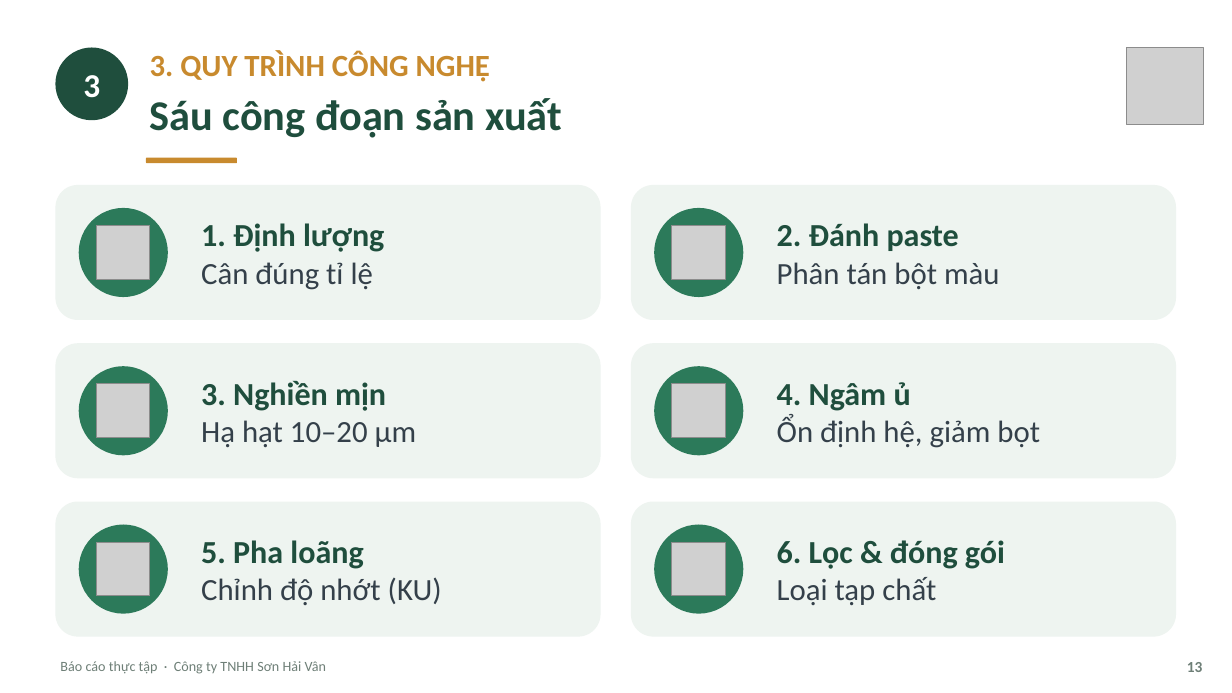
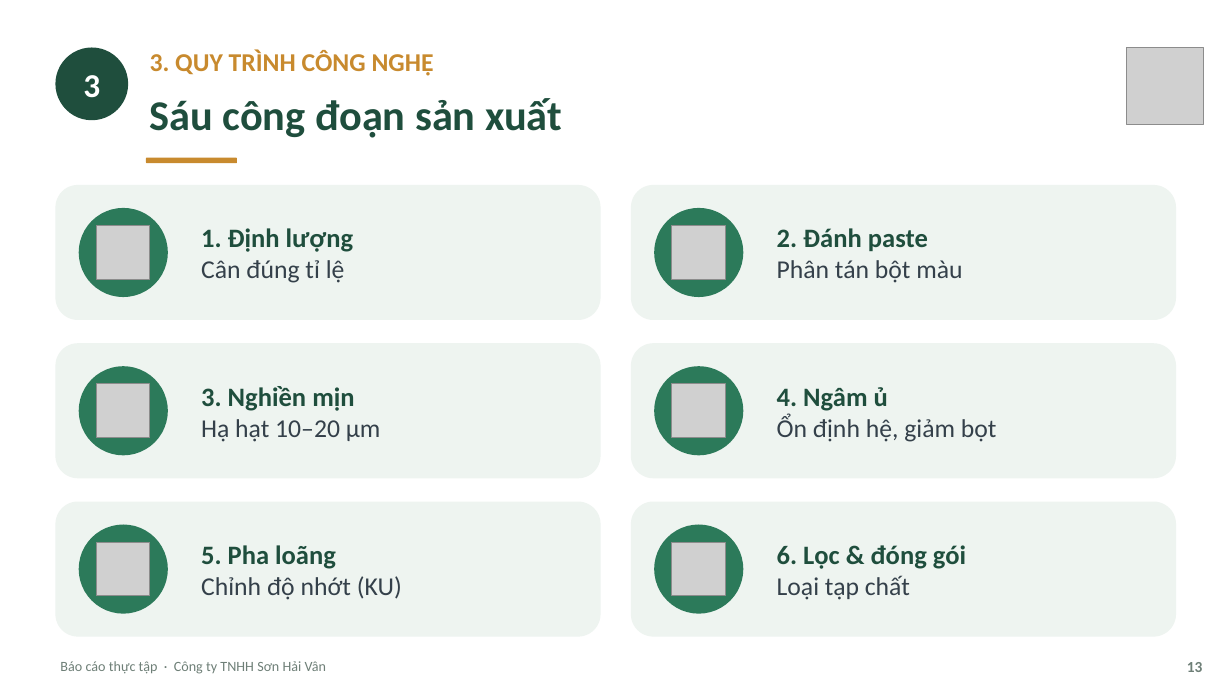
Before and after one commit to tranconcoder/pubic-resources, a slide deck: slide 13 of SuHeo/Báo cáo thực tập - Sơn Hải Vân.pptx. Drawn at 1232x693 pixels with LibreOffice and Linux fonts; fonts in the diff are those of the drawing; grey boxes stand for pictures. Boxes give left, top, right and bottom in pixels: in the first picture for what was removed or moved away, otherwise in the second. Text is boxed around its words. In the diff, an @@ line names an element or a change of style, - is before the commit and + after.

```diff
--- a/SuHeo/Báo cáo thực tập - Sơn Hải Vân.pptx
+++ b/SuHeo/Báo cáo thực tập - Sơn Hải Vân.pptx
@@ text "3. QUY TRÌNH CÔNG NGHỆ" at box(150, 50, 434, 76): size 24 to 20 pt @@
@@ text "1. Định lượng" at box(201, 228, 353, 283): size 25 to 20.8 pt in "1. Định lượng"; size 24 to 20 pt in "Cân đúng tỉ lệ" @@
@@ text "2. Đánh paste" at box(777, 228, 962, 283): size 25 to 20.8 pt in "2. Đánh paste"; size 24 to 20 pt in "Phân tán bột màu" @@
@@ text "3. Nghiền mịn" at box(201, 386, 381, 442): size 25 to 20.8 pt in "3. Nghiền mịn"; size 24 to 20 pt in "Hạ hạt 10–20 µm" @@
@@ text "4. Ngâm ủ" at box(777, 387, 997, 442): size 25 to 20.8 pt in "4. Ngâm ủ"; size 24 to 20 pt in "Ổn định hệ, giảm bọt" @@
@@ text "5. Pha loãng" at box(201, 545, 402, 600): size 25 to 20.8 pt in "5. Pha loãng"; size 24 to 20 pt in "Chỉnh độ nhớt (KU)" @@
@@ text "6. Lọc & đóng gói" at box(777, 545, 966, 600): size 25 to 20.8 pt in "6. Lọc & đóng gói"; size 24 to 20 pt in "Loại tạp chất" @@
```
Also in this commit, not shown: 33 other slides changed, 1 other file.
